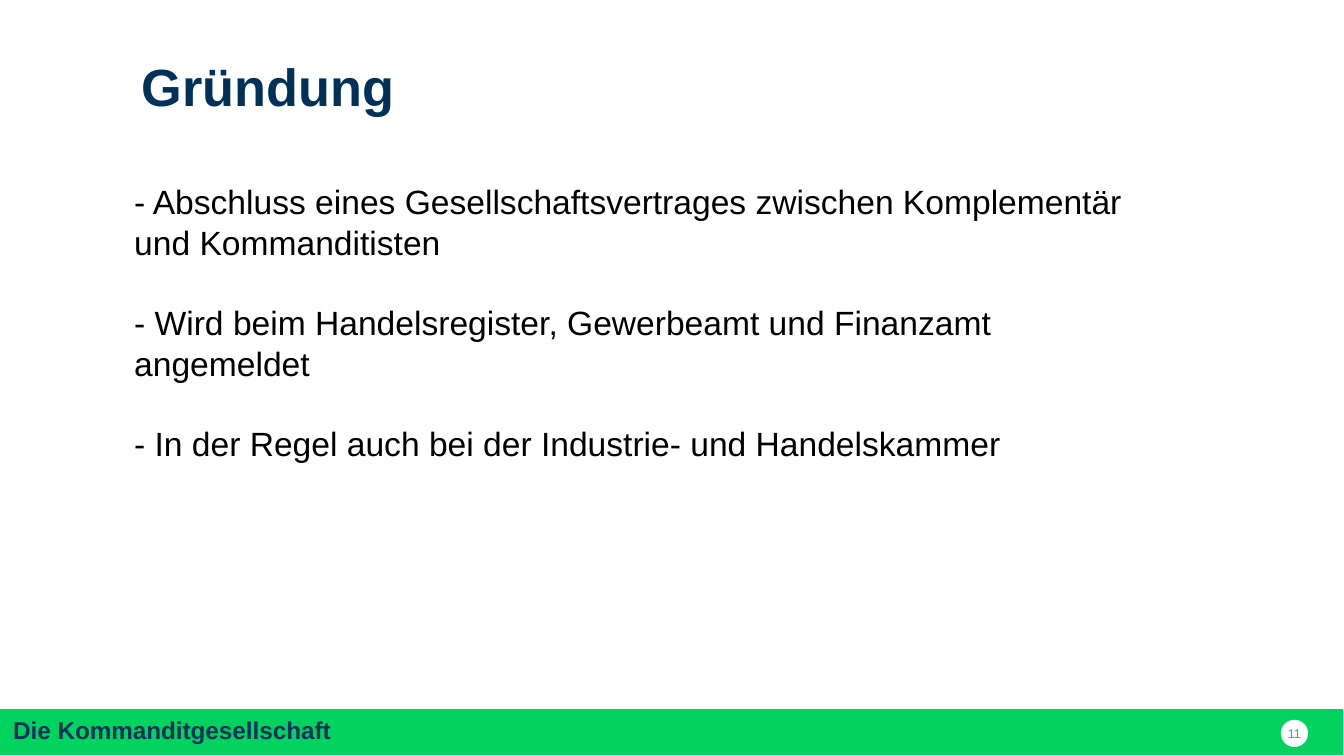
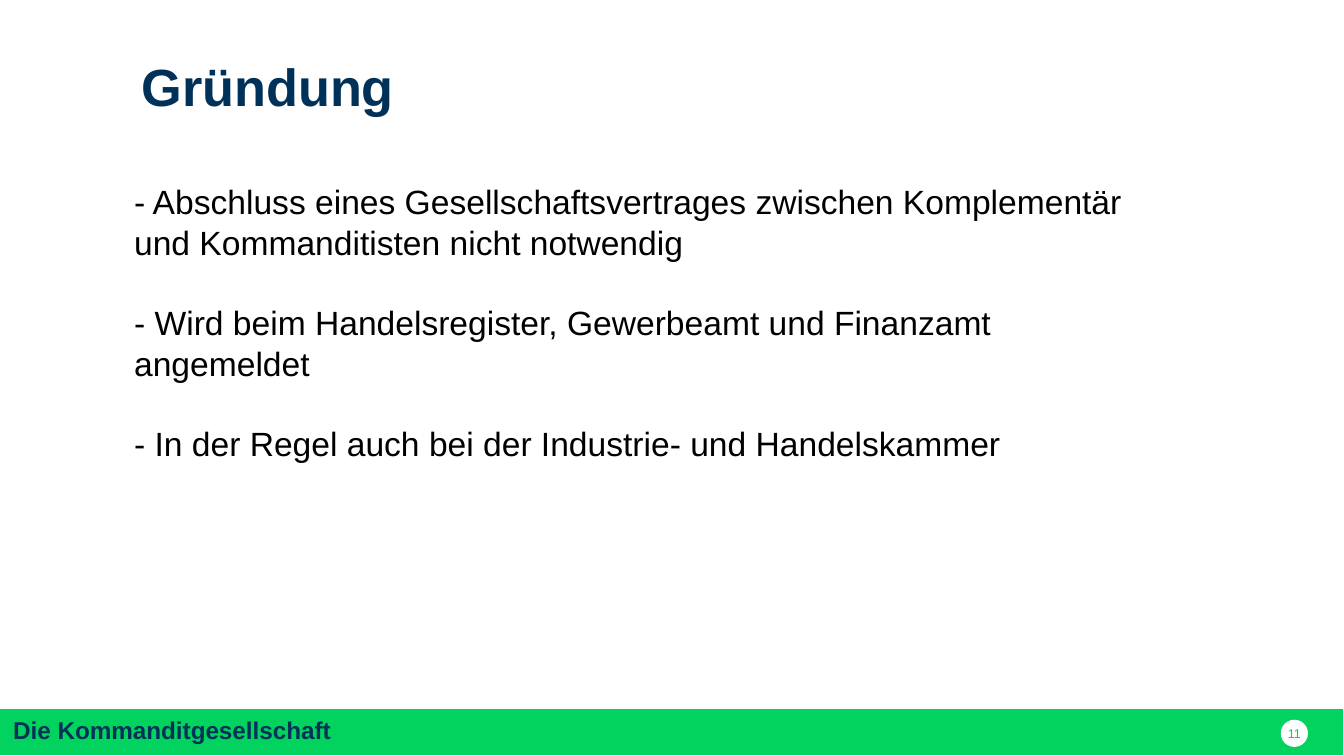
Before and after one commit to nodeg/exercises, a slide deck: slide 11 of FINAL_Referat_BWP_FINAL.pptx. Drawn at 1344x756 pixels with LibreOffice and Linux fonts; fonts in the diff are those of the drawing. Boxes give left, top, right and bottom in pixels: in the first picture for what was removed or moved away, otherwise in the second. Text is boxed around its words. In the diff, an @@ line names an element or a change of style, - is before the commit and + after.

```diff
--- a/FINAL_Referat_BWP_FINAL.pptx
+++ b/FINAL_Referat_BWP_FINAL.pptx
@@ text at <box>134,189,1121,261</box>: text changed @@
-- Abschluss eines Gesellschaftsvertrages zwischen Komplementär und Kommanditisten
+- Abschluss eines Gesellschaftsvertrages zwischen Komplementär und Kommanditisten nicht notwendig
```
Also in this commit, not shown: 9 other slides changed, 1 slide added, 3 slides removed.
